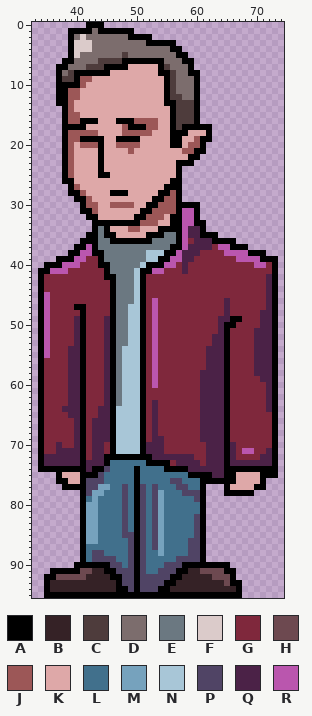
A sprite sheet gets an edit: Animus/Assets/Art/Player/Death/death2.png. The picture above is the old version.
The file is 96x96 pixels. Shown: x 33..74, y 0..95.
Palette (. is transparent): A #000000  B #352226  C #4e3c3c  D #7c6d6d  E #6b7881  F #dbcbca  G #7f283c  H #6d4950  J #9c5757  K #dea8a8  L #41708c  M #76a2bd  N #a8c6d7  P #504465  Q #4b2247  R #ba56ae
Pixels before, first column x 34:
 0 ........AAA.............................
 1 .....AAAADAAAAAA........................
 2 .....ADFDDDDDDDAAAA.....................
 3 .....AFFFDDDDDDDDDAAAAA.................
 4 .....AFFFDDDDDDDDDDDDDAA................
 5 .....AFDDDDDDDCDDDDDDDDAA...............
 6 ....AADDDDCCCCAAAAAAADDDAA..............
 7 ...AADDDCCCAAAAKKKKKACDDDA..............
 8 ...ADCAAAAAAKKKKKKKKAACDDAA.............
 9 ...ACCAJJKKKKKKKKKKKKACDDDA.............
10 ...AAAAJKKKKKKKKKKKKKACDDDA.............
11 ...AAJJKKKKKKKKKKKKKKACDDDA.............
12 ...AAJJKKKKKKKKKKKKKKACCDDA.............
13 ...AAJKKKKKKKKKKKKKKKAACCCA.............
14 ....AJKKKKKKKKKKKKKKKKACCCA.............
15 ....AJJKKKKKKKKKKKKKKKACCCA.............
16 ....AJJAAAKKKAAAJJJJKKACCCA.............
17 ....AAAAKKKKKKJAAAJJKKACAAAAA...........
18 ....AJJJJJKKKKJJJJJKKKAAAKKKA...........
19 ....AJJAAAAKKAAAAKKKKKAAKKJAA...........
20 ....AJKJJJAKKJJJJKKKKKAAKJJA............
21 ....AJKKKKAKKKKJKKKKKKKKJJAA............
22 ....AJKKKKAKKKKKKKKKKKKKKAA.............
23 ....AJKKKKAKKKKKKKKKKKKAAA..............
24 ....AJKKKKAKKKKKKKKKKKKA................
25 ....AJKKKKAAKKKKKKKKKKKA................
26 ....AAKKKKKKKKKKKKKKKKAA................
27 .....AJKKKKKKKKKKKKKKAAA................
28 .....AAJKKKKAAAKKKKKAAJA................
29 ......AAJKKKKKKKKKKAAJJA................
30 .......AJJKKJJJJKKAAJJJAAAA.............
31 .......AAJKKKKKKKAAJJJJARRA.............
32 ........AAKKKKKKAAJJJKAARRA.............
33 .........AAAAAAAAJJJKKAARRAA............
34 .........AEAKKKJJKKKAAAARQQA............
35 ........AAEAAKKKKKAAAEEARQQAAA..........
36 .......AAAEEAAAAAAAEEEEARGQQQAAAA.......
37 ......AARAEEEEEEEEEEEEAARQQQQGRRAAA.....
38 .....AARRAAEEEEEEENNNAARQQQGGGGRRRRAAA..
39 ...AAARRGGAEEEEEEENNAARRQQGGGGGGGRRRRAAA
40 .AAARRRGGGAAEEEEENAAARRGQGGGGGGGGGGGRRGA
41 AARRRGGGGGGAEEEENAARRGGGQGGGGGGGGGGGGGGA
42 AGGGGGGGGGGAAEEENAGGGGGGGGGGGGGGGGGGGGQA
43 AGGGGGGGGGGGAEEENAGGGGGGGGGGGGGGGGGGGGQA
44 AGGGGGGGGGGGAEEENAGGGGGGGGGGGGGGGGGGGGQA
45 ARGGGGGGGGGGAEEENAGGGGGGGGGGGGGGGGGGGGQA
46 ARGGGGGGGGGGAEEENAGRGGGGGGGGGGGQGGGGGGQA
47 ARGGGGAAGGGGAEENNAGRGGGGGGGGGGGQGGGGGGQA
48 ARGGGGGAGGGGAEENNAGRGGGGGGGGGGGQGGGGGQQA
49 ARGGGGQAGGGQAEENNAGRGGGGGGGGGGQQAAGGGQQA
50 ARGGGGQAGGGQAEENNAGRGGGGGGGGGGQAAGGGGQQA
51 ARGGGGQAGGGQAEENNAGRGGGGGGGGGGQAGGGGQQQA
52 ARGGGGQAGGGQAEENNAGRGGGGGGGGGQQAGGGGQQQA
53 ARGGGGQAGGGQAEENNAGRGGGGGGGGGQQAGGGGQQQA
54 ARGGGQQAGGGQAENNNAGRGGGGGGGGQQQAGGGGQQQA
55 ARGGGQQAGGGQAENNNAGRGGGGGGGGQQQAGGGGQQQA
56 AGGGGQQAGGGQAENNNAGRGGGGGGGGQQQAGGGGQQQA
57 AGGGGQQAGGGQAENNNAGRGGGGGGGGQQQAGGGGQQQA
58 AGGGGQQAGGGQAENNNAGRGGGGGGGQQQQAGGGGQQQA
59 AGGGGQQAGGGQAENNNAGRGGGGGGGQQQQAGGGGGQQA
60 AGGGGQQAGGGQAENNNAGRGGGGGGGQQQQAGGGGGGQA
61 AGGGGQQAGGGQAENNNAGGGGGGGGGQQQQAGGGGGGQA
62 AGGGGQQAGGGQAENNNAGGGGGGGGGQQQQAGGGGGGQA
63 AGGGGQQAGGGQAENNNAGQGGGGGGGQQQQAGGGGGGQA
64 AGGGQQQAGGQQANNNNAGQGGGGGGGQQQQAGGGGGGQA
65 AGGGGQQAGGQQANNNNAGQGGGGGGGQQQQAGGGGGGGA
66 AGGGGGQAGQQQANNNNAGQGGGGGGGQQQQAGGGGGGGA
67 AGGGGGQAGQQQANNNNAGQGGGGGGGQQQQAGGGGGGGA
68 AGGGGGQAGQQQANNNNAGQGGGGGGGQQQQAGGGGGGGA
69 AGGGGGQAGQQQANNNNAGQQGGGGGGQQQQAGGGGGGGA
70 AGGQGGQAGQQGANNNNAQQQGGGGGGGQQQAQGGGGGGA
71 AGGQQQQAGQQGANNNNAQQQGGGGGGGQQQAQGRRGGQA
72 AQQQQQQAGQQAAAAAAAAQQQQQQQGGQQQAQGGGGQQA
73 AQQQQQQAQQQALLLLLLAAAAGQQQQGQQQAQQQQQQQA
74 AAAAAAAAQAAPLLLLALLLLAAAAQQQQQQAAAAAAAAA
75 ...AKKKAAAPLLLLLALLLLLLLLAAAAQQAAKKKKAAA
76 ...AAKKAPPPLLLLLALLLLLPPLLLAAAAAAKKKKA..
77 ....AAAAPPMMLLPLAPLPLLLPPLLA...AKKKKAA..
78 .......APMMLLLPLAPLPMLLLPPPA...AAAAA....
79 .......ALMLLLLPLAPLPMLLLLLPA............
80 .......AMMLLLLPLAPLPMLLLLLLA............
81 .......AMMLLLLPLAPLPMLLLLLLA............
82 .......AMMLLLLPLAPLPMLLLLLPA............
83 .......AMMLLLLPLAPLPMLLLLLPA............
84 .......AMMLLLLPLAPLPMLLLLLPA............
85 .......AMMLLLLPPAPLPMLLLLLPA............
86 .......AMMLLLLLPAPLPMLLLLPPA............
87 .......ALLLLLLLPAPLPMLLLLPPA............
88 .......ALPPLLLLPAPLLMLLLLPPA............
89 .......ALPPPPLLPAPLLLLLPPPPA............
90 ......AAAAAAPPLPAPLLLPPPAAAAAAAA........
91 ..AAAAAHHBBAAPPPAPLLPPPAABBHHHHAA.......
92 .AAHHHHHBBBBAAPPAPPPPPAABBBBBHHHA.......
93 .ABBBBBBBBBBBAPPAPPPPAABBBBBBBBHAA......
94 .ABBBBBBBBBBBAAPAPPPAABBBBBBBBBBBA......
95 .AAAAAAAAAAAAAAAAAAAAAAAAAAAAAAAAA......
Once edited:
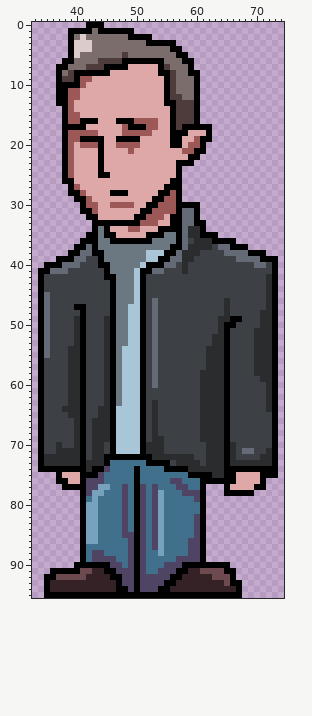
Edits made:
Colour G changes from #7f283c to #3d4044.
Colour Q changes from #4b2247 to #2b2c2e.
Colour R changes from #ba56ae to #646b76.
Boxes around the changes in both pictures, in picture pixels (x1, y1, x2, y2):
changed: (146, 208, 272, 478)
changed: (44, 244, 110, 472)
